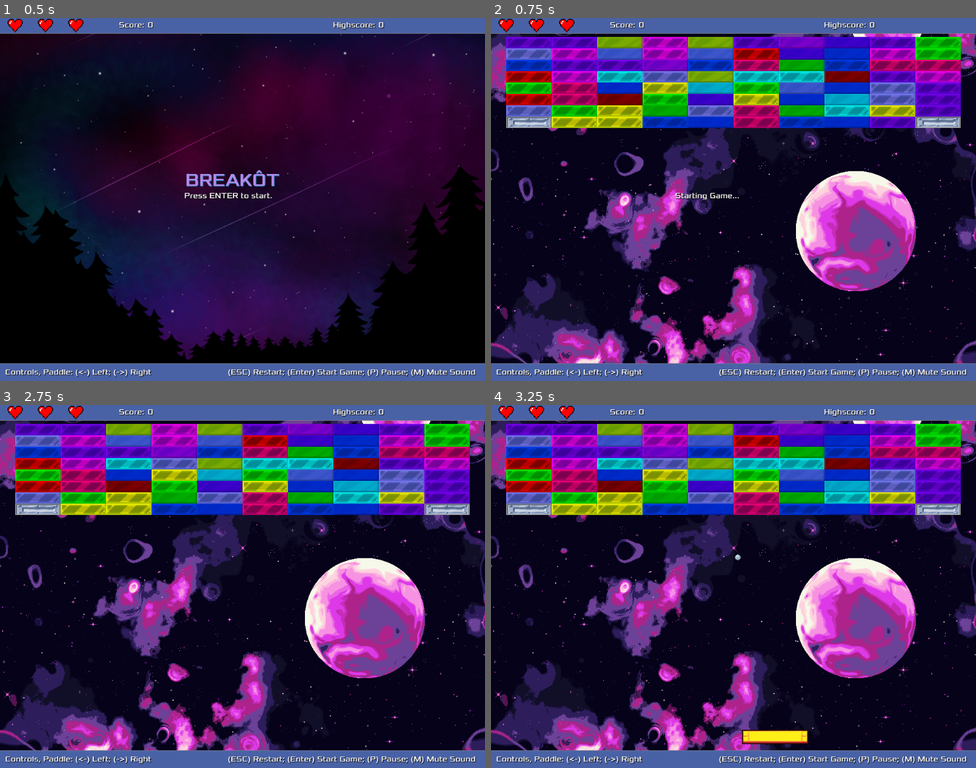
Above: before the commit, frames 1-4 (two rows, left to right).
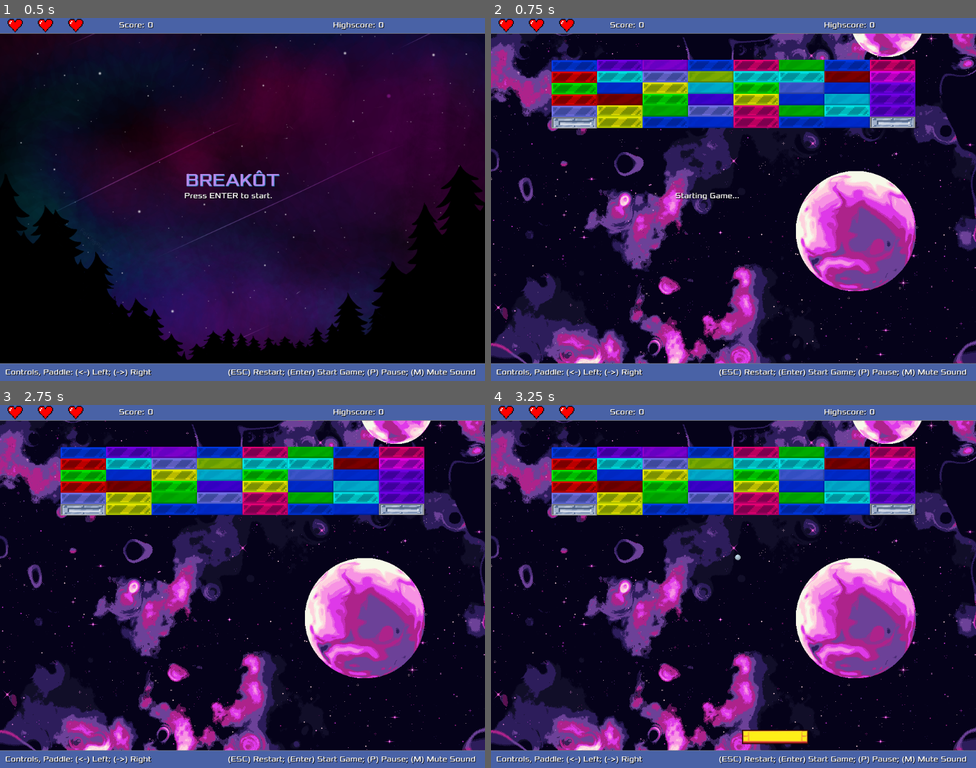
Above: after the commit, the same moments.

Repository: cristiadu/breakot
Game: Godot game, scene res://Main.tscn
Same seed, same stepped clock (60 frames per second), same inputs: the game is played once before the commit and once after it.
Inputs:
- Up to frame 1 (0.5 s): no input
- Up to frame 2 (0.75 s): tap Enter (ui_accept) at 0.5 s; hold Right (ui_right) from 0.53 s (still down)
- Up to frame 3 (2.75 s): tap Enter (ui_accept) at 0.77, 1.25, 1.52, 2 s; release Right (ui_right) at 1.28 s; hold Left (ui_left) 1.28-2.03 s; hold Right (ui_right) from 2.03 s (still down)
- Up to frame 4 (3.25 s): keep holding Right (ui_right); tap Enter (ui_accept) at 2.75, 3.02 s

Frame 1 is identical in both runs. In frame 2, 13% of the frame differs, in the area x 3-97%, y 5-31%; in frame 3, 13%; in frame 4, 13%.

Commit message:
adjusting level 1 for better playability, adjusting collision on paddle

Diff:
--- a/Paddle.tscn
+++ b/Paddle.tscn
@@ -4,8 +4,8 @@
 [ext_resource type="Texture2D" uid="uid://cq15qic38dblj" path="res://assets/paddle.png" id="2"]
 
 [sub_resource type="CapsuleShape2D" id="1"]
-radius = 32.0
-height = 280.0
+radius = 6.00001
+height = 276.0
 
 [node name="Paddle" type="CharacterBody2D"]
 scale = Vector2(0.5, 0.5)
@@ -15,5 +15,6 @@
 texture = ExtResource("2")
 
 [node name="CollisionShape2D" type="CollisionShape2D" parent="."]
+position = Vector2(0, -22)
 rotation = 1.5708
 shape = SubResource("1")
--- a/levels/Level1.tscn
+++ b/levels/Level1.tscn
@@ -16,27 +16,6 @@
 
 [node name="Blocks" type="Node2D" parent="."]
 
-[node name="CrackeableGlassBlock" parent="Blocks" instance=ExtResource("1")]
-position = Vector2(176, 100)
-
-[node name="CrackeableGlassBlock2" parent="Blocks" instance=ExtResource("1")]
-position = Vector2(80, 52)
-
-[node name="CrackeableGlassBlock4" parent="Blocks" instance=ExtResource("1")]
-position = Vector2(176, 52)
-
-[node name="CrackeableGlassBlock9" parent="Blocks" instance=ExtResource("1")]
-position = Vector2(368, 52)
-
-[node name="CrackeableGlassBlock10" parent="Blocks" instance=ExtResource("1")]
-position = Vector2(560, 52)
-
-[node name="CrackeableGlassBlock11" parent="Blocks" instance=ExtResource("1")]
-position = Vector2(848, 52)
-
-[node name="CrackeableGlassBlock12" parent="Blocks" instance=ExtResource("1")]
-position = Vector2(944, 52)
-
 [node name="CrackeableGlassBlock5" parent="Blocks" instance=ExtResource("1")]
 position = Vector2(464, 100)
 
@@ -44,7 +23,7 @@
 position = Vector2(752, 100)
 
 [node name="CrackeableGlassBlock7" parent="Blocks" instance=ExtResource("1")]
-position = Vector2(80, 100)
+position = Vector2(176, 101)
 
 [node name="CrackeableGlassBlock8" parent="Blocks" instance=ExtResource("1")]
 position = Vector2(272, 100)
@@ -64,17 +43,11 @@
 [node name="CrackeableGlassBlock20" parent="Blocks" instance=ExtResource("1")]
 position = Vector2(560, 124)
 
-[node name="CrackeableGlassBlock21" parent="Blocks" instance=ExtResource("1")]
+[node name="CrackeableGlassBlock54" parent="Blocks" instance=ExtResource("1")]
 position = Vector2(848, 124)
 
-[node name="CrackeableGlassBlock54" parent="Blocks" instance=ExtResource("1")]
-position = Vector2(944, 124)
-
-[node name="CrackeableGlassBlock22" parent="Blocks" instance=ExtResource("1")]
-position = Vector2(176, 124)
-
 [node name="CrackeableGlassBlock49" parent="Blocks" instance=ExtResource("1")]
-position = Vector2(80, 124)
+position = Vector2(176, 125)
 
 [node name="CrackeableGlassBlock23" parent="Blocks" instance=ExtResource("1")]
 position = Vector2(368, 124)
@@ -88,65 +61,14 @@
 [node name="WeakGlassBlock12" parent="Blocks" instance=ExtResource("2")]
 position = Vector2(464, 124)
 
-[node name="WeakGlassBlock3" parent="Blocks" instance=ExtResource("2")]
-position = Vector2(464, 52)
+[node name="MetalBlock" parent="Blocks" instance=ExtResource("3")]
+position = Vector2(848, 220)
 
-[node name="WeakGlassBlock4" parent="Blocks" instance=ExtResource("2")]
-position = Vector2(752, 52)
-
-[node name="WeakGlassBlock6" parent="Blocks" instance=ExtResource("2")]
-position = Vector2(272, 52)
-
-[node name="WeakGlassBlock5" parent="Blocks" instance=ExtResource("2")]
-position = Vector2(656, 52)
-
-[node name="CrackeableGlassBlock13" parent="Blocks" instance=ExtResource("1")]
-position = Vector2(80, 76)
-
-[node name="CrackeableGlassBlock14" parent="Blocks" instance=ExtResource("1")]
-position = Vector2(176, 76)
-
-[node name="CrackeableGlassBlock15" parent="Blocks" instance=ExtResource("1")]
-position = Vector2(368, 76)
-
-[node name="CrackeableGlassBlock16" parent="Blocks" instance=ExtResource("1")]
-position = Vector2(560, 76)
-
-[node name="CrackeableGlassBlock17" parent="Blocks" instance=ExtResource("1")]
-position = Vector2(848, 76)
-
-[node name="MetalBlock" parent="Blocks" instance=ExtResource("3")]
-position = Vector2(944, 220)
-
-[node name="CrackeableGlassBlock18" parent="Blocks" instance=ExtResource("1")]
-position = Vector2(944, 76)
-
-[node name="CrackeableGlassBlock52" parent="Blocks" instance=ExtResource("1")]
+[node name="CrackeableGlassBlock53" parent="Blocks" instance=ExtResource("1")]
 position = Vector2(848, 100)
 
-[node name="CrackeableGlassBlock53" parent="Blocks" instance=ExtResource("1")]
-position = Vector2(944, 100)
-
-[node name="WeakGlassBlock7" parent="Blocks" instance=ExtResource("2")]
-position = Vector2(464, 76)
-
-[node name="WeakGlassBlock8" parent="Blocks" instance=ExtResource("2")]
-position = Vector2(752, 76)
-
-[node name="WeakGlassBlock9" parent="Blocks" instance=ExtResource("2")]
-position = Vector2(272, 76)
-
-[node name="WeakGlassBlock10" parent="Blocks" instance=ExtResource("2")]
-position = Vector2(656, 76)
-
-[node name="CrackeableGlassBlock25" parent="Blocks" instance=ExtResource("1")]
-position = Vector2(176, 196)
-
 [node name="CrackeableGlassBlock26" parent="Blocks" instance=ExtResource("1")]
-position = Vector2(80, 148)
-
-[node name="CrackeableGlassBlock27" parent="Blocks" instance=ExtResource("1")]
-position = Vector2(176, 148)
+position = Vector2(176, 149)
 
 [node name="CrackeableGlassBlock28" parent="Blocks" instance=ExtResource("1")]
 position = Vector2(368, 148)
@@ -154,11 +76,8 @@
 [node name="CrackeableGlassBlock29" parent="Blocks" instance=ExtResource("1")]
 position = Vector2(560, 148)
 
-[node name="CrackeableGlassBlock30" parent="Blocks" instance=ExtResource("1")]
+[node name="CrackeableGlassBlock31" parent="Blocks" instance=ExtResource("1")]
 position = Vector2(848, 148)
-
-[node name="CrackeableGlassBlock31" parent="Blocks" instance=ExtResource("1")]
-position = Vector2(944, 148)
 
 [node name="CrackeableGlassBlock32" parent="Blocks" instance=ExtResource("1")]
 position = Vector2(464, 196)
@@ -167,7 +86,7 @@
 position = Vector2(752, 196)
 
 [node name="CrackeableGlassBlock34" parent="Blocks" instance=ExtResource("1")]
-position = Vector2(80, 196)
+position = Vector2(176, 197)
 
 [node name="CrackeableGlassBlock35" parent="Blocks" instance=ExtResource("1")]
 position = Vector2(272, 196)
@@ -186,12 +105,6 @@
 
 [node name="CrackeableGlassBlock38" parent="Blocks" instance=ExtResource("1")]
 position = Vector2(560, 220)
-
-[node name="CrackeableGlassBlock39" parent="Blocks" instance=ExtResource("1")]
-position = Vector2(848, 220)
-
-[node name="CrackeableGlassBlock40" parent="Blocks" instance=ExtResource("1")]
-position = Vector2(176, 220)
 
 [node name="CrackeableGlassBlock41" parent="Blocks" instance=ExtResource("1")]
 position = Vector2(368, 220)
@@ -218,10 +131,7 @@
 position = Vector2(656, 148)
 
 [node name="CrackeableGlassBlock43" parent="Blocks" instance=ExtResource("1")]
-position = Vector2(80, 172)
-
-[node name="CrackeableGlassBlock44" parent="Blocks" instance=ExtResource("1")]
-position = Vector2(176, 172)
+position = Vector2(176, 173)
 
 [node name="CrackeableGlassBlock45" parent="Blocks" instance=ExtResource("1")]
 position = Vector2(368, 172)
@@ -229,23 +139,17 @@
 [node name="CrackeableGlassBlock46" parent="Blocks" instance=ExtResource("1")]
 position = Vector2(560, 172)
 
-[node name="CrackeableGlassBlock47" parent="Blocks" instance=ExtResource("1")]
+[node name="CrackeableGlassBlock48" parent="Blocks" instance=ExtResource("1")]
 position = Vector2(848, 172)
 
-[node name="CrackeableGlassBlock48" parent="Blocks" instance=ExtResource("1")]
-position = Vector2(944, 172)
-
-[node name="CrackeableGlassBlock50" parent="Blocks" instance=ExtResource("1")]
+[node name="CrackeableGlassBlock51" parent="Blocks" instance=ExtResource("1")]
 position = Vector2(848, 196)
-
-[node name="CrackeableGlassBlock51" parent="Blocks" instance=ExtResource("1")]
-position = Vector2(944, 196)
 
 [node name="WeakGlassBlock21" parent="Blocks" instance=ExtResource("2")]
 position = Vector2(464, 172)
 
 [node name="WeakGlassBlock25" parent="Blocks" instance=ExtResource("3")]
-position = Vector2(80, 220)
+position = Vector2(176, 221)
 
 [node name="WeakGlassBlock22" parent="Blocks" instance=ExtResource("2")]
 position = Vector2(752, 172)
Not shown: 1 places in levels/Level1.tscn that only renumber resources
